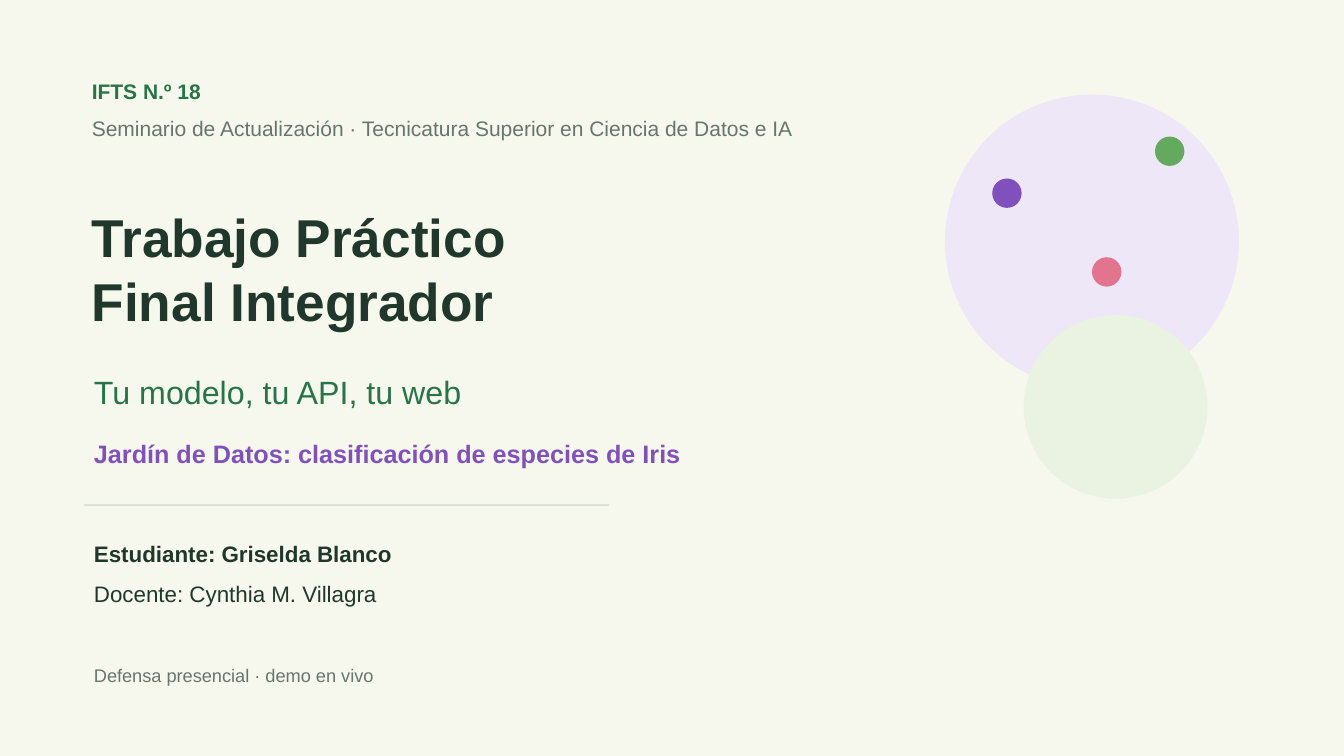
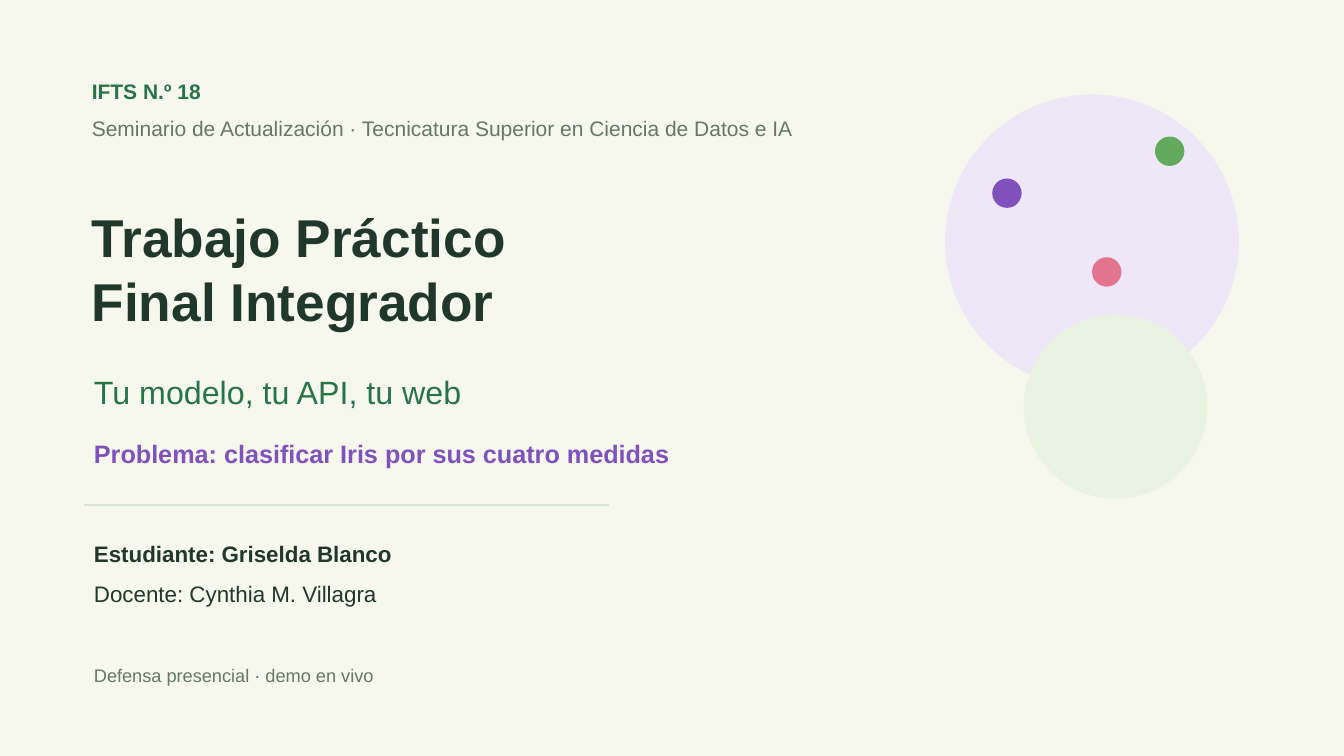
Before and after one commit to griseldablanco78-blip/Seminario2026, a slide deck: slide 1 of Clase 13/TP_Final/TPF_Blanco_Griselda.pptx. Drawn at 1344x756 pixels with LibreOffice and Linux fonts; fonts in the diff are those of the drawing. Boxes give left, top, right and bottom in pixels: in the first picture for what was removed or moved away, otherwise in the second. Text is boxed around its words. In the diff, an @@ line names an element or a change of style, - is before the commit and + after.

```diff
--- a/Clase 13/TP_Final/TPF_Blanco_Griselda.pptx
+++ b/Clase 13/TP_Final/TPF_Blanco_Griselda.pptx
@@ text at (x1=94, y1=444, x2=669, y2=468): text changed @@
-Jardín de Datos: clasificación de especies de Iris
+Problema: clasificar Iris por sus cuatro medidas
```
Also in this commit, not shown: 1 other slide changed.
